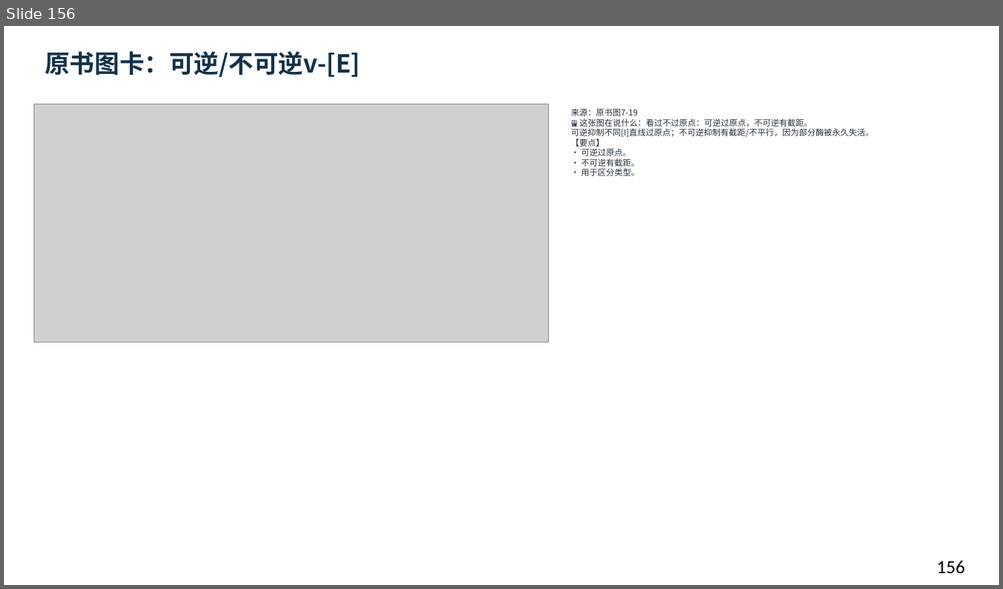
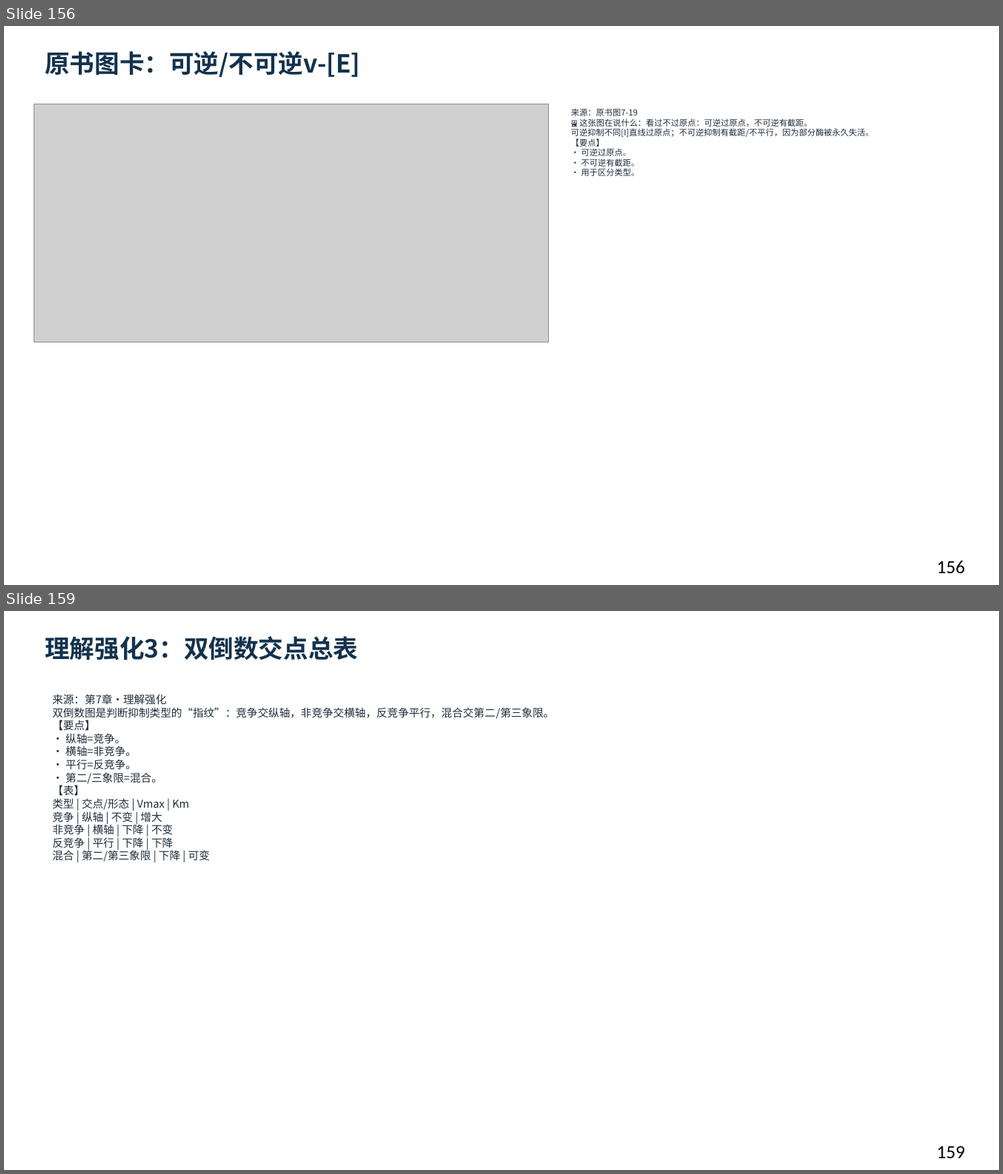
Before and after one commit to newkan-li/Biochemistry, a slide deck: downloads/bc07-ai-style.pptx. Shown one above the other, each under a label of ours: slide 156 before the commit, slides 156 and 159 after it; the slides between them are not shown. The pictures are 1003x589 and 1003x1174 pixels, drawn with LibreOffice and Linux fonts; fonts in the diff are those of the drawing; grey boxes stand for pictures. Boxes give left, top, right and bottom in pixels: in the first picture for what was removed or moved away, otherwise in the second. Text is boxed around its words. In the diff, an @@ line names an element or a change of style, - is before the commit and + after.

```diff
--- a/downloads/bc07-ai-style.pptx
+++ b/downloads/bc07-ai-style.pptx
@@ slide 159 added at (4,611,999,1170), background #FFFFFF @@
@@ text added at (45,636,358,661), 24 pt, text #12324D, bold @@
+理解强化3：双倒数交点总表
@@ text added at (52,694,554,862), 10.5 pt, text #202D3C @@
+来源：第7章·理解强化
+双倒数图是判断抑制类型的“指纹”：竞争交纵轴，非竞争交横轴，反竞争平行，混合交第二/第三象限。
+【要点】
+• 纵轴=竞争。
+• 横轴=非竞争。
+• 平行=反竞争。
+• 第二/三象限=混合。
+【表】
+类型 | 交点/形态 | Vmax | Km
+竞争 | 纵轴 | 不变 | 增大
+非竞争 | 横轴 | 下降 | 不变
+反竞争 | 平行 | 下降 | 下降
+混合 | 第二/第三象限 | 下降 | 可变
@@ text added at (936,1146,965,1159), 18 pt, text #000000 @@
+159
```
Also in this commit, not shown: 1 slide changed, 7 other slides added, 6 other files.
